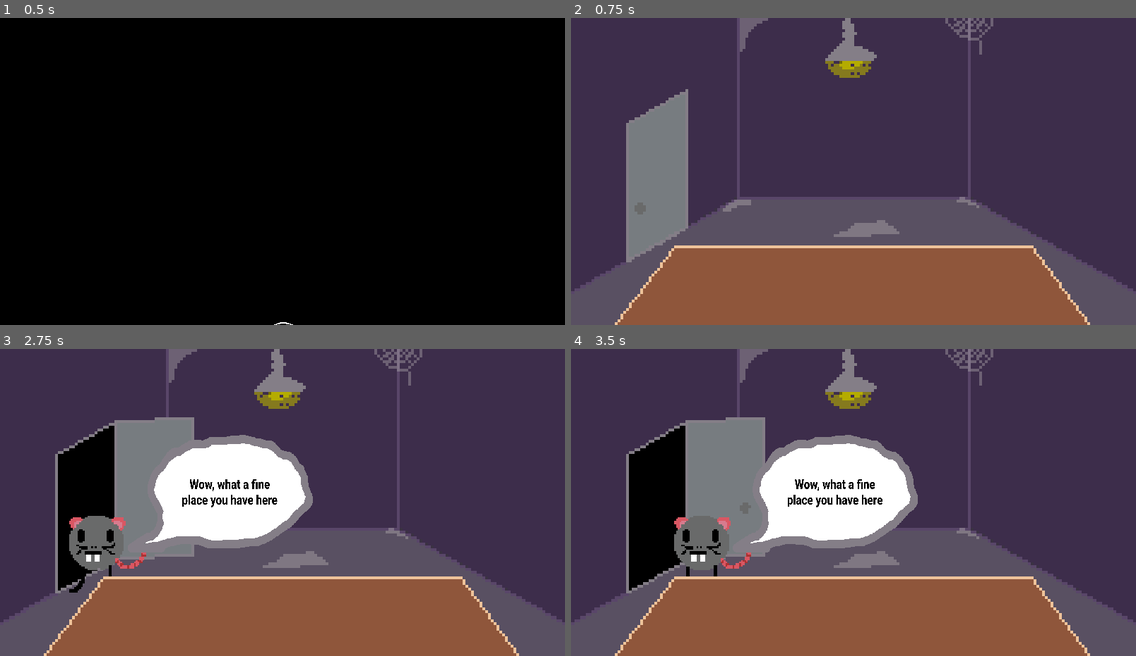
Above: before the commit, frames 1-4 (two rows, left to right).
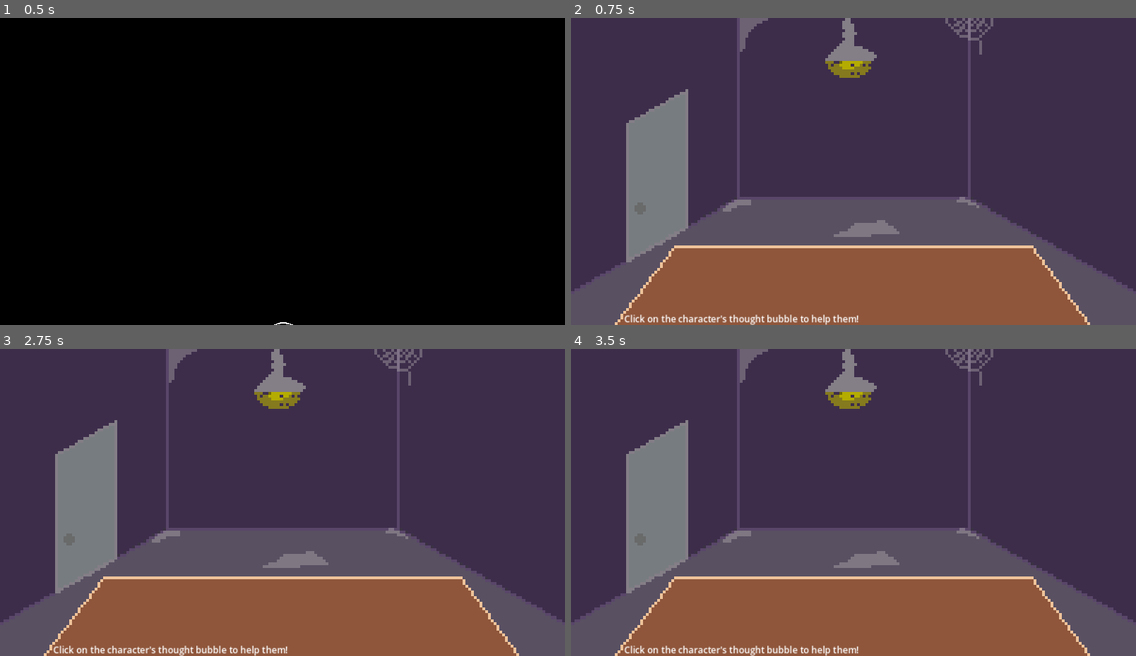
Above: after the commit, the same moments.

Repository: MonsterWook/GlobalGameJam2025
Game: Godot game, scene res://Main Scenes/mainMenu.tscn
Same seed, same stepped clock (60 frames per second), same inputs: the game is played once before the commit and once after it. The project has no main scene, so this scene is started directly.
Inputs (mouse positions are in pixels of both pictures, inside the frame that each line leads up to):
- Up to frame 1 (0.5 s): no input
- Up to frame 2 (0.75 s): tap Enter (Skip) at 0.5 s; move the mouse to (977, 156) at 0.52 s; hold D (Right) from 0.53 s (still down); click (977, 156) at 0.6 s
- Up to frame 3 (2.75 s): tap W (Up) at 0.77, 1.52 s; tap Space at 1.25 s; move the mouse to (169, 517) at 1.27 s; tap Y (spawnCustomer) at 1.35 s; tap Enter (Skip) at 2 s; move the mouse to (339, 434) at 2.02 s; release D (Right) at 2.03 s; hold A (Left) from 2.03 s (still down); click (339, 434) at 2.1 s
- Up to frame 4 (3.5 s): move the mouse to (825, 563) at 2.77 s; release A (Left) at 2.78 s; hold D (Right) from 2.78 s (still down); tap Y (spawnCustomer) at 2.85 s; tap W (Up) at 3.02 s

Frame 1 is identical in both runs. In frame 2, 0.6% of the frame differs, in the area x 9-51%, y 96-100%; in frame 3, 17%; in frame 4, 20%, in the area x 9-62%, y 22-100%.

Commit message:
Added tutorial text show/hide feature

Diff:
--- a/Main Scenes/at_ease.gd
+++ b/Main Scenes/at_ease.gd
@@ -32,6 +32,8 @@
 var exitSpeechBubbleLost1
 var exitSpeechBubbleLost2
 
+var tutorialText
+
 var NPCs = {
 	0 : "OfficeGuy",
 	1 : "Hustler",
@@ -47,7 +49,10 @@
 	background = $"../../../../Background"
 	thoughtText = $Thought/Label
 	speechText = $Speech/Label
+	tutorialText = $"../../../../tutorial"
 	path = $".."
+	tutorialText.show()
+	await get_tree().create_timer(1).timeout
 	$"../../../../NPCSpawner".start()
 
 
@@ -81,6 +86,7 @@
 		click.emit(NPC)
 
 func spawnCustomer() -> void:
+	tutorialText.hide()
 	switchNPC()
 	show()
 	background.play("opened")
Not shown: 1 places in Main Scenes/office.tscn that only renumber resources
Not shown: 1 places in minigames/climberMinigame/climberMinigame.tscn that only renumber resources
